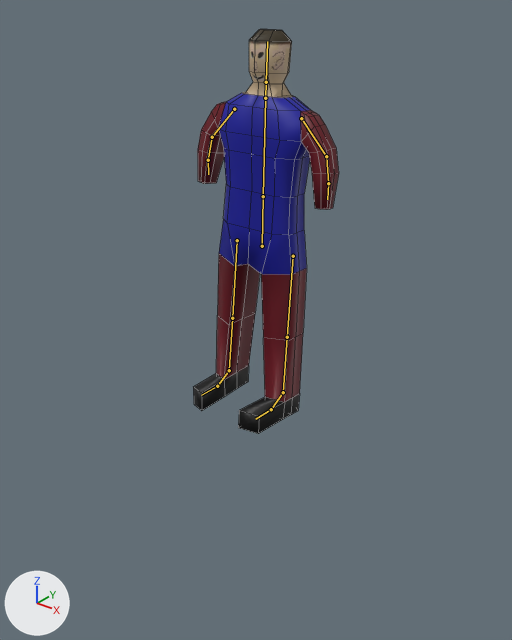
The Blender file Blender/AllAnim.blend, before and after one commit.
Both versions are drawn from a camera (50 mm lens) standing at (6.19, -6.76, 6.19) and looking at (-0.14, 1.15, 1.29). The axes (+X, +Y, +Z) are drawn at lower left. The lights are the same throughout. The older version comes first. The bones that bend it are drawn over the model as lines. Mesh edges are drawn as thin lines.
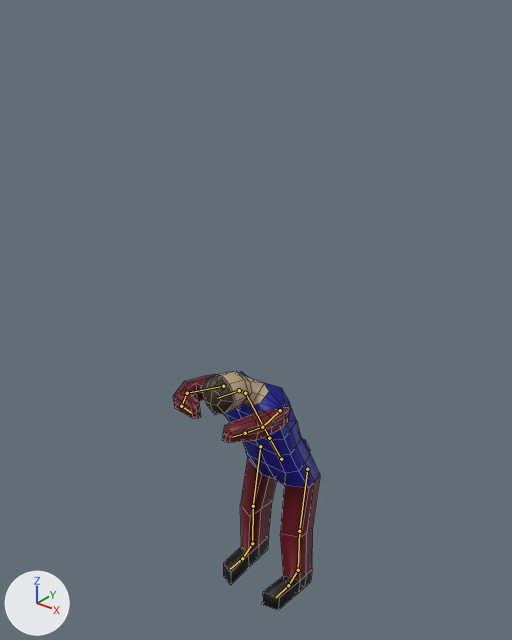
The newer file adds an action. The first version stands in its rest pose; the second is drawn at frame 1 of the action 'GetRezd'.

The change, as JSON lines over the scene's bpy script:
```json
{"block": "bone_hip", "where": "bone_hip = bpy.data.objects['Armature'].pose.bones['Hip']  # child of 'Root'"}
{"op": "set", "path": "bone_hip.location", "old": "(0.0, 0.0, 0.0)", "new": "(0.0, -4.22, -0.7)"}
{"op": "set", "path": "bone_hip.rotation_quaternion", "old": "(1.0, 0.0, 0.0, 0.0)", "new": "(0.965, 0.263, 0.0, 0.0)", "note": "degrees (0, 0, 0) -> degrees (31, 0, 0)"}
{"block": "bone_spine", "where": "bone_spine = bpy.data.objects['Armature'].pose.bones['Spine']  # child of 'Hip'"}
{"op": "set", "path": "bone_spine.rotation_quaternion", "old": "(1.0, 0.0, 0.0, 0.0)", "new": "(1.0, -0.008, 0.0, 0.0)", "note": "degrees (0, 0, 0) -> degrees (-1, 0, 0)"}
{"block": "bone_neck", "where": "bone_neck = bpy.data.objects['Armature'].pose.bones['Neck']  # child of 'Spine'"}
{"op": "set", "path": "bone_neck.rotation_quaternion", "old": "(1.0, 0.0, 0.0, 0.0)", "new": "(0.975, 0.221, 0.0, 0.0)", "note": "degrees (0, 0, 0) -> degrees (26, 0, 0)"}
{"block": "bone_head", "where": "bone_head = bpy.data.objects['Armature'].pose.bones['Head']  # child of 'Neck'"}
{"op": "set", "path": "bone_head.rotation_quaternion", "old": "(1.0, 0.0, 0.0, 0.0)", "new": "(0.975, 0.221, 0.0, 0.0)", "note": "degrees (0, 0, 0) -> degrees (26, 0, 0)"}
{"block": "bone_upperarm_l", "where": "bone_upperarm_l = bpy.data.objects['Armature'].pose.bones['UpperArm.L']  # child of 'Spine'"}
{"op": "set", "path": "bone_upperarm_l.rotation_quaternion", "old": "(1.0, 0.0, 0.0, 0.0)", "new": "(0.449, 0.77, -0.427, -0.151)", "note": "degrees (0, 0, 0) -> degrees (124, -9, -53)"}
{"block": "bone_lowerarm_l", "where": "bone_lowerarm_l = bpy.data.objects['Armature'].pose.bones['LowerArm.L']  # child of 'UpperArm.L'"}
{"op": "set", "path": "bone_lowerarm_l.rotation_quaternion", "old": "(1.0, 0.0, 0.0, 0.0)", "new": "(0.992, 0.0, 0.002, 0.125)", "note": "degrees (0, 0, 0) -> degrees (0, 0, 14)"}
{"block": "bone_upperarm_r", "where": "bone_upperarm_r = bpy.data.objects['Armature'].pose.bones['UpperArm.R']  # child of 'Spine'"}
{"op": "set", "path": "bone_upperarm_r.rotation_quaternion", "old": "(1.0, 0.0, 0.0, 0.0)", "new": "(0.564, 0.622, 0.543, 0.032)", "note": "degrees (0, 0, 0) -> degrees (116, 35, 60)"}
{"block": "bone_lowerarm_r", "where": "bone_lowerarm_r = bpy.data.objects['Armature'].pose.bones['LowerArm.R']  # child of 'UpperArm.R'"}
{"op": "set", "path": "bone_lowerarm_r.rotation_quaternion", "old": "(1.0, 0.0, 0.0, 0.0)", "new": "(0.955, 0.003, -0.027, 0.296)", "note": "degrees (0, 0, 0) -> degrees (-1, -3, 34)"}
{"block": "bone_hand_r", "where": "bone_hand_r = bpy.data.objects['Armature'].pose.bones['Hand.R']  # child of 'LowerArm.R'"}
{"op": "set", "path": "bone_hand_r.rotation_quaternion", "old": "(1.0, 0.0, 0.0, 0.0)", "new": "(0.91, 0.0, -0.06, 0.409)", "note": "degrees (0, 0, 0) -> degrees (-3, -6, 49)"}
{"block": "bone_leg_control_l", "where": "bone_leg_control_l = bpy.data.objects['Armature'].pose.bones['Leg_Control.L']  # child of 'Root'"}
{"op": "set", "path": "bone_leg_control_l.location", "old": "(0.0, 0.0, 0.0)", "new": "(0.23, -0.83, 4.15)"}
{"block": "bone_leg_control_r", "where": "bone_leg_control_r = bpy.data.objects['Armature'].pose.bones['Leg_Control.R']  # child of 'Root'"}
{"op": "set", "path": "bone_leg_control_r.location", "old": "(0.0, 0.0, 0.0)", "new": "(0.23, -0.83, 4.15)"}
```

Location of each change, (x1, y1, x2, y2) in pixels of the pictures (512 x 640 px):
```json
{"object": "Cube", "change": "posed", "before": [193, 29, 339, 434], "after": [173, 371, 320, 610], "on screen": "41% shorter"}
{"bone": "Hip", "before": "(262, 246) to (263, 196)", "after": "(281, 459) to (269, 438)"}
{"bone": "Spine", "before": "(263, 196) to (265, 98)", "after": "(269, 438) to (245, 393)"}
{"bone": "Neck", "before": "(265, 98) to (266, 82)", "after": "(245, 393) to (239, 390)"}
{"bone": "Head", "before": "(266, 82) to (267, 41)", "after": "(239, 390) to (217, 398)"}
{"bone": "UpperArm.L", "before": "(301, 118) to (326, 156)", "after": "(280, 410) to (262, 427)"}
{"bone": "LowerArm.L", "before": "(326, 156) to (328, 183)", "after": "(262, 427) to (245, 433)"}
{"bone": "UpperArm.R", "before": "(234, 109) to (212, 137)", "after": "(223, 386) to (187, 393)"}
{"bone": "LowerArm.R", "before": "(212, 137) to (208, 160)", "after": "(187, 393) to (181, 406)"}
{"bone": "Hand.R", "before": "(208, 160) to (208, 174)", "after": "(181, 406) to (191, 412)"}
```
